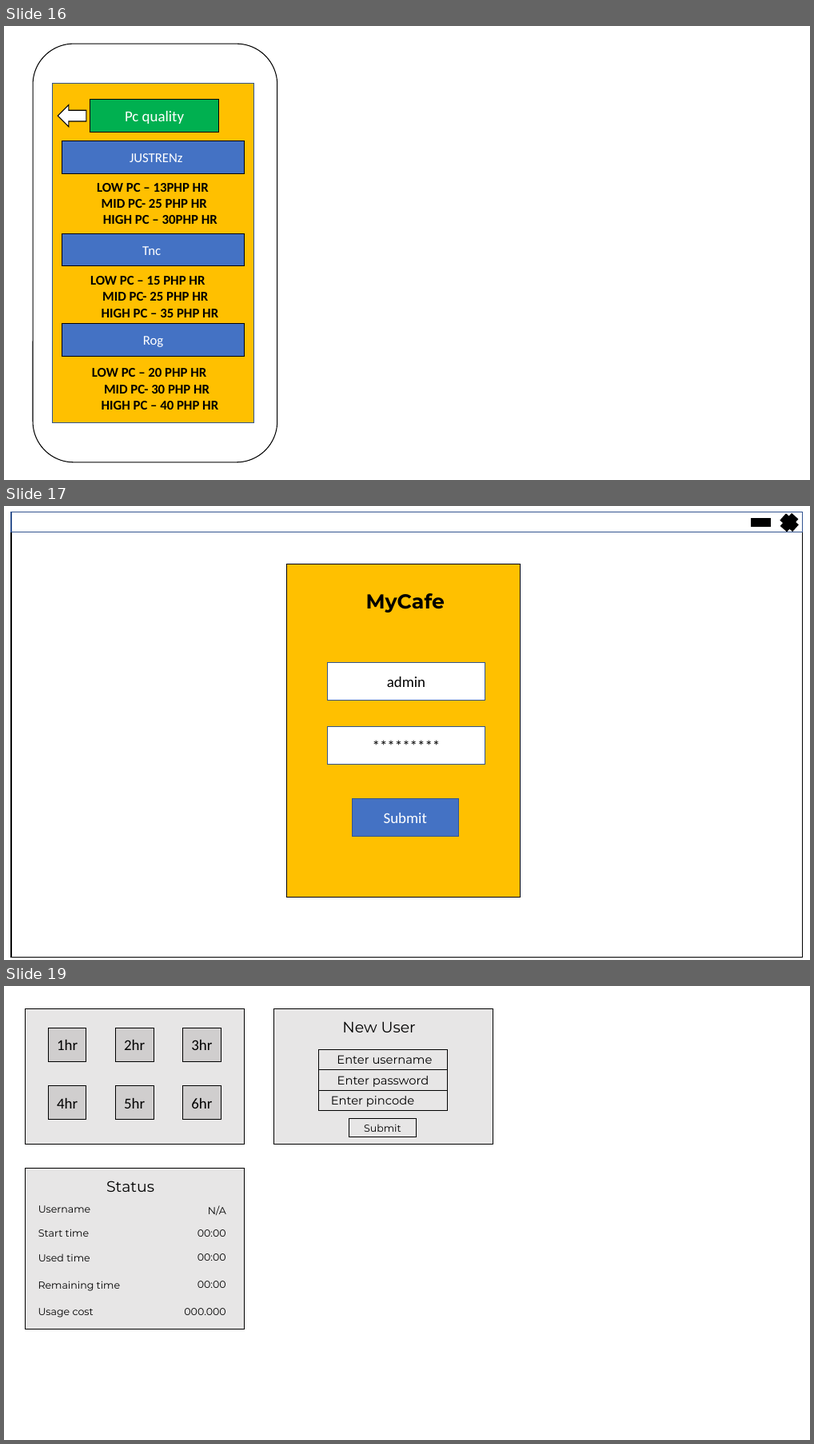
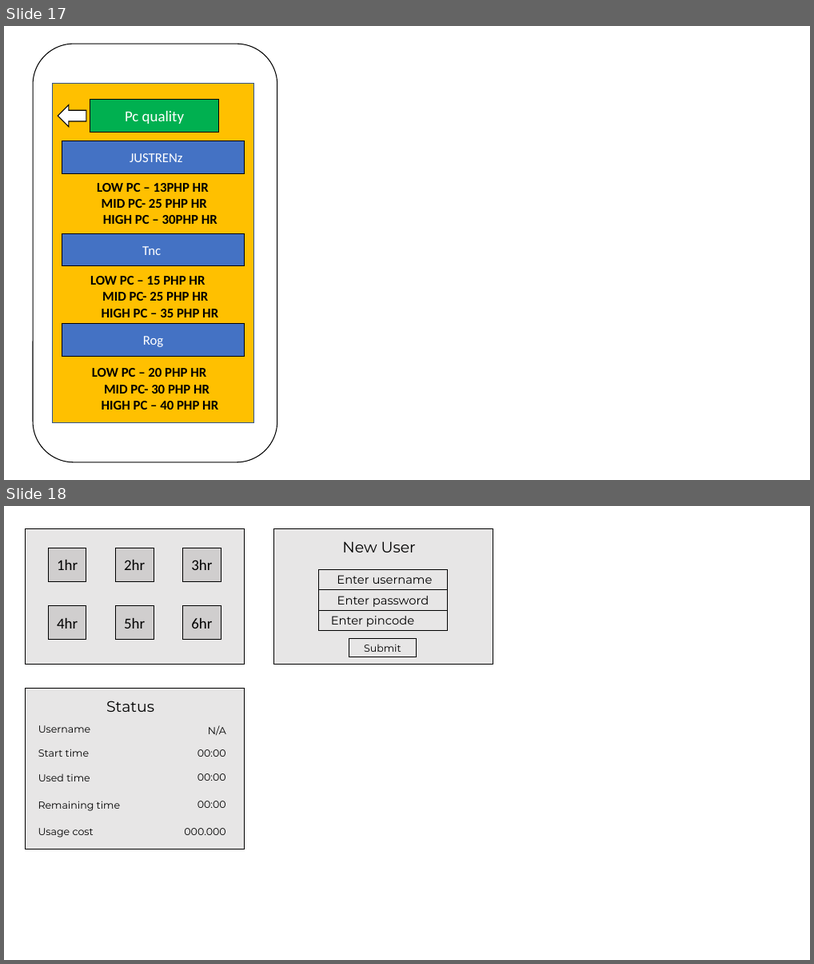
Before and after one commit to dbeler2/userdessf181-A1-dbeler2-jbermudo, a slide deck: userdes.pptx. Shown one above the other, each under a label of ours: slides 16, 17 and 19 before the commit, slides 17 and 18 after it; the slides between them are not shown. The pictures are 814x1444 and 814x964 pixels, drawn with LibreOffice and Linux fonts; fonts in the diff are those of the drawing. Boxes give left, top, right and bottom in pixels: in the first picture for what was removed or moved away, otherwise in the second. Text is boxed around its words. In the diff, an @@ line names an element or a change of style, - is before the commit and + after.

```diff
--- a/userdes.pptx
+++ b/userdes.pptx
@@ slide 17 removed at box(4, 506, 810, 960), background #FFFFFF @@
@@ group removed at box(11, 511, 802, 957): 7 rectangles, 1 text, 1 plus @@
-MyCafe
-admin
-*********
-Submit
@@ what was slide 16 is now slide 17 @@
@@ what was slide 19 is now slide 18 @@
```
Also in this commit, not shown: 1 slide changed, 5 slides added, 1 other slide removed.
